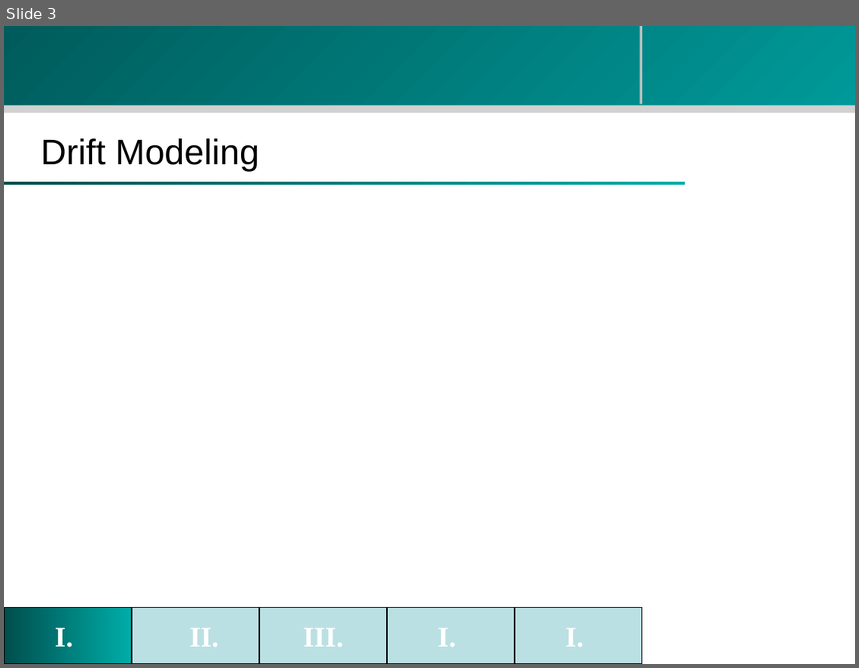
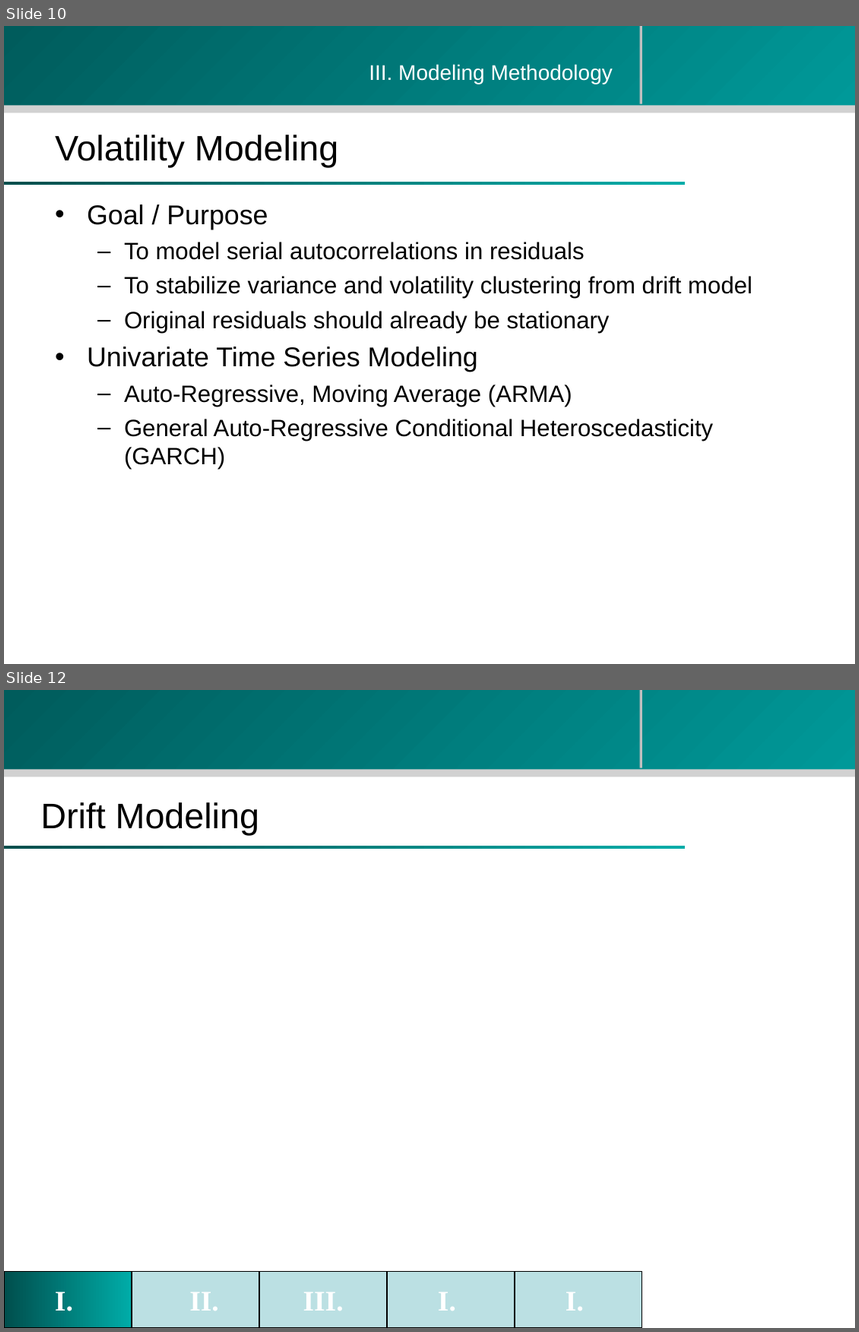
Before and after one commit to zhouzhenghui/svnrepository, a slide deck: SVNRepository/Presentation/M.Eng Final Presentation-take2.ppt. Shown one above the other, each under a label of ours: slide 3 before the commit, slides 10 and 12 after it; the slides between them are not shown. The pictures are 859x668 and 859x1332 pixels, drawn with LibreOffice and Linux fonts; fonts in the diff are those of the drawing; background and template pictures are left out. Boxes give left, top, right and bottom in pixels: in the first picture for what was removed or moved away, otherwise in the second. Text is boxed around its words. In the diff, an @@ line names an element or a change of style, - is before the commit and + after.

```diff
--- a/SVNRepository/Presentation/M.Eng Final Presentation-take2.ppt
+++ b/SVNRepository/Presentation/M.Eng Final Presentation-take2.ppt
@@ slide 10 added at (x1=4, y1=26, x2=855, y2=664), background #FFFFFF; not listed: 4 template elements that a slide beside it also shows @@
@@ text added at (x1=369, y1=64, x2=613, y2=84), 18 pt, text #FFFFFF @@
+III. Modeling Methodology
@@ title added at (x1=55, y1=135, x2=338, y2=167), 30 pt, text #000000 @@
+Volatility Modeling
@@ text added at (x1=87, y1=205, x2=753, y2=469), 20 pt, text #000000 @@
+• Goal / Purpose
+  – To model serial autocorrelations in residuals
+  – To stabilize variance and volatility clustering from drift model
+  – Original residuals should already be stationary
+• Univariate Time Series Modeling
+  – Auto-Regressive, Moving Average (ARMA)
+  – General Auto-Regressive Conditional Heteroscedasticity (GARCH)
@@ what was slide 3 is now slide 12 @@
```
Also in this commit, not shown: 1 slide changed, 9 other slides added, 1 slide removed.
